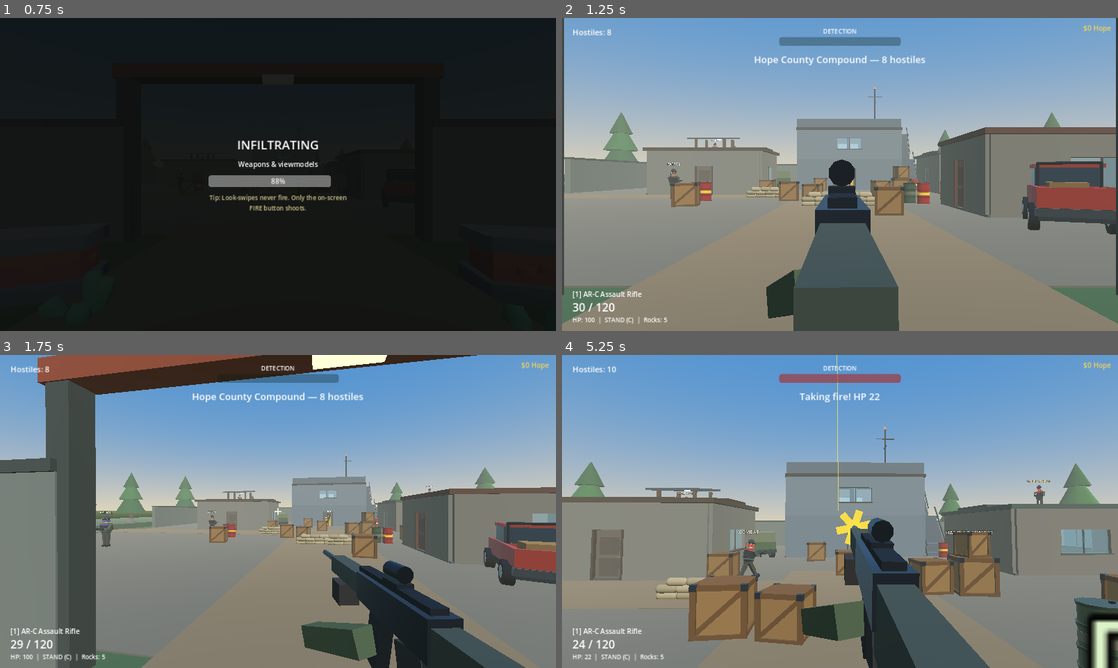
Above: before the commit, frames 1-4 (two rows, left to right).
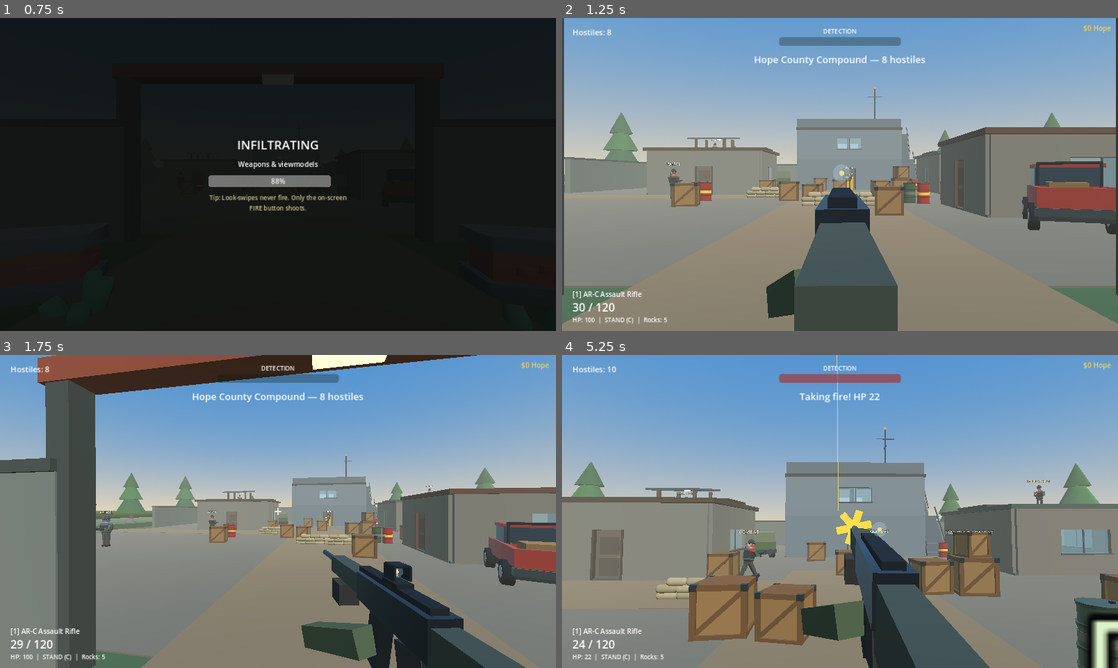
Above: after the commit, the same moments.

Repository: ContinuityDev/Farsigh
Game: Godot game, scene res://scenes/levels/outpost.tscn
Same seed, same stepped clock (60 frames per second), same inputs: the game is played once before the commit and once after it. This scene is started directly instead of the project's main scene.
Inputs (mouse positions are in pixels of both pictures, inside the frame that each line leads up to):
- Up to frame 1 (0.75 s): tap Enter at 0.5 s; move the mouse to (305, 174) at 0.52 s; hold W (move_forward) from 0.53 s (still down); hold Right mouse button (aim) from 0.53 s (still down); click (305, 174) at 0.67 s
- Up to frame 2 (1.25 s): keep holding W (move_forward); keep holding Right mouse button (aim); tap Space (jump) at 0.77 s
- Up to frame 3 (1.75 s): keep holding W (move_forward); move the mouse to (250, 511) at 1.27 s; release Right mouse button (aim) at 1.28 s; right-click (250, 511) at 1.35 s; click (250, 511) at 1.42 s; tap Space (jump) at 1.52 s
- Up to frame 4 (5.25 s): keep holding W (move_forward); move the mouse to (851, 505) at 2.02 s; hold B (binoculars) 2.03-2.78 s; click (851, 505) at 2.17 s; right-click (851, 505) at 2.3 s; move the mouse to (834, 517) at 2.77 s; tap = (binoculars_zoom_in) at 2.85 s; click (834, 517) at 2.92 s; tap Space (jump) at 3.02, 3.77, 4.52 s; right-click (834, 517) at 3.05 s; move the mouse to (878, 514) at 3.52 s; hold - (binoculars_zoom_out) 3.53-4.28 s; click (878, 514) at 3.67 s; right-click (878, 514) at 3.8 s; move the mouse to (795, 508) at 4.27 s; tap C (crouch) at 4.35 s; click (795, 508) at 4.42 s; right-click (795, 508) at 4.55 s; move the mouse to (845, 511) at 5.02 s; hold Right mouse button (aim) from 5.03 s (still down); tap X (drop_body) at 5.1 s; click (845, 511) at 5.17 s

Frame 1 is identical in both runs. In frame 2, 0.5% of the frame differs, in the area x 36-61%, y 45-100%; in frame 3, 0.1%; in frame 4, 0.4%.

Commit message:
Fix black ADS optics and mobile fullscreen (quick fixes 1-2)
Open red-dot/holo hoods with transparent glass discs and fade
optic_occlude so the FOV stays clear under GL Compatibility/WebGL.
Add WebDisplay Fullscreen API (+webkit) with menu/HUD toggle,
landscape lock hints, and safe-area viewport meta for iOS/PWA.

Co-authored-by: mr.orange7563 <mr.orange7563@gmail.com>

Diff:
--- a/project.godot
+++ b/project.godot
@@ -17,6 +17,7 @@
 NoiseBus="*res://scripts/systems/noise_bus.gd"
 SaveManager="*res://scripts/systems/save_manager.gd"
 TouchInput="*res://scripts/systems/touch_input.gd"
+WebDisplay="*res://scripts/systems/web_display.gd"
 ScreenshotRunner="*res://scripts/systems/screenshot_runner.gd"
 
 [display]
--- a/scripts/systems/screenshot_runner.gd
+++ b/scripts/systems/screenshot_runner.gd
@@ -159,51 +159,47 @@
 	await get_tree().create_timer(0.45).timeout
 	await _snap("08_touch_controls")
 
-	# 9. ADS — holo (2x)
+	# 9. ADS sight gallery — iron / red_dot / holo (must not be a black wall)
 	TouchInput.force_touch_ui = false
 	if is_instance_valid(hud):
 		var tc = hud.get_node_or_null("TouchControls")
 		if is_instance_valid(tc):
 			tc.visible = false
-	GameState.set_weapon_mod(GameState.WeaponId.RIFLE, "optic", "holo")
-	GameState.set_full_loadout(
-		GameState.WeaponId.RIFLE,
-		GameState.WeaponId.PISTOL,
-		GameState.WeaponId.BOW,
-		GameState.WeaponId.MOLOTOV,
-		GameState.WeaponId.MACHETE
-	)
 	GameState.select_outpost("compound_alpha")
-	get_tree().change_scene_to_file("res://scenes/levels/outpost.tscn")
-	await get_tree().process_frame
-	await get_tree().process_frame
-	await get_tree().create_timer(1.0).timeout
-	player = get_tree().get_first_node_in_group("player") as Node3D
-	if is_instance_valid(player):
-		player.global_position = Vector3(2.0, 0.2, 18.0)
-		player.look_at(Vector3(0.0, 1.6, -8.0), Vector3.UP)
-		var wm = player.get_node_or_null("WeaponManager")
-		if is_instance_valid(wm):
-			wm.select_slot(0)
-		TouchInput.press("aim")
-		await get_tree().create_timer(0.7).timeout
-	await _snap("09_ads_holo")
-	TouchInput.release("aim")
-
-	# 9b. ADS — red dot (1.5x)
-	GameState.set_weapon_mod(GameState.WeaponId.RIFLE, "optic", "red_dot")
-	get_tree().change_scene_to_file("res://scenes/levels/outpost.tscn")
-	await get_tree().process_frame
-	await get_tree().process_frame
-	await get_tree().create_timer(0.9).timeout
-	player = get_tree().get_first_node_in_group("player") as Node3D
-	if is_instance_valid(player):
-		player.global_position = Vector3(2.0, 0.2, 18.0)
-		player.look_at(Vector3(0.0, 1.6, -8.0), Vector3.UP)
-		TouchInput.press("aim")
-		await get_tree().create_timer(0.7).timeout
-	await _snap("12_ads_red_dot")
-	TouchInput.release("aim")
+	for optic_pair in [["iron", "17_ads_iron"], ["red_dot", "12_ads_red_dot"], ["holo", "09_ads_holo"]]:
+		GameState.set_weapon_mod(GameState.WeaponId.RIFLE, "optic", String(optic_pair[0]))
+		GameState.set_full_loadout(
+			GameState.WeaponId.RIFLE,
+			GameState.WeaponId.PISTOL,
+			GameState.WeaponId.BOW,
+			GameState.WeaponId.MOLOTOV,
+			GameState.WeaponId.MACHETE
+		)
+		GameState.begin_world_load()
+		get_tree().change_scene_to_file("res://scenes/levels/outpost.tscn")
+		await GameState.wait_world_ready(60.0)
+		await get_tree().create_timer(0.45).timeout
+		var oroot := get_tree().current_scene
+		if is_instance_valid(oroot):
+			var lo := oroot.get_node_or_null("LoadingOverlay")
+			if is_instance_valid(lo):
+				lo.visible = false
+		player = get_tree().get_first_node_in_group("player") as Node3D
+		if is_instance_valid(player):
+			player.global_position = Vector3(2.0, 0.2, 18.0)
+			player.rotation = Vector3.ZERO
+			if player.get("head") is Node3D:
+				(player.get("head") as Node3D).rotation = Vector3.ZERO
+			var to := Vector3(0.0, 1.6, -8.0) - player.global_position
+			player.rotation.y = atan2(-to.x, -to.z)
+			var wm = player.get_node_or_null("WeaponManager")
+			if is_instance_valid(wm):
+				wm.select_slot(0)
+			TouchInput.press("aim")
+			await get_tree().create_timer(0.8).timeout
+		await _snap(String(optic_pair[1]))
+		TouchInput.release("aim")
+		await get_tree().create_timer(0.15).timeout
 
 	# 9c. Sniper ADS 4x (default) then 8x
 	GameState.set_full_loadout(
--- /dev/null
+++ b/scripts/systems/web_display.gd
@@ -0,0 +1,124 @@
+extends Node
+## Web / mobile display helpers: Fullscreen API (with webkit fallbacks), landscape
+## lock where supported, and canvas fill. First user tap requests fullscreen on web.
+
+
+var _fs_requested: bool = false
+var _js_available: bool = false
+
+
+func _ready() -> void:
+	process_mode = Node.PROCESS_MODE_ALWAYS
+	_js_available = OS.has_feature("web")
+	if _js_available:
+		_inject_boot_js()
+		set_process_unhandled_input(true)
+	# Prefer landscape on phones (native + web where supported).
+	if DisplayServer.has_method("screen_set_orientation"):
+		DisplayServer.screen_set_orientation(DisplayServer.SCREEN_LANDSCAPE)
+
+
+func _inject_boot_js() -> void:
+	if not OS.has_feature("web"):
+		return
+	# Keep canvas edge-to-edge; hide scrollbars; safe-area aware. Safe to re-run.
+	JavaScriptBridge.eval("""
+(function () {
+  if (window.__farsighDisplayBoot) return;
+  window.__farsighDisplayBoot = true;
+  var css = document.createElement('style');
+  css.textContent = [
+    'html,body{margin:0;padding:0;width:100%;height:100%;overflow:hidden;background:#000;',
+    'touch-action:none;-webkit-text-size-adjust:100%;}',
+    '#canvas,canvas{display:block;width:100vw!important;height:100vh!important;',
+    'max-width:100vw;max-height:100vh;position:fixed;left:0;top:0;',
+    'padding:env(safe-area-inset-top) env(safe-area-inset-right) env(safe-area-inset-bottom) env(safe-area-inset-left);',
+    'box-sizing:border-box;background:#000;}',
+    'body.farsigh-fs #canvas,body.farsigh-fs canvas{width:100vw!important;height:100vh!important;}'
+  ].join('');
+  document.head.appendChild(css);
+  window.__farsighIsFullscreen = function () {
+    return !!(document.fullscreenElement || document.webkitFullscreenElement || document.msFullscreenElement);
+  };
+  window.__farsighRequestFullscreen = function () {
+    var el = document.documentElement;
+    var req = el.requestFullscreen || el.webkitRequestFullscreen || el.webkitRequestFullScreen
+      || el.msRequestFullscreen || el.mozRequestFullScreen;
+    var canvas = document.getElementById('canvas') || document.querySelector('canvas');
+    var target = canvas || el;
+    var treq = target.requestFullscreen || target.webkitRequestFullscreen || target.webkitRequestFullScreen
+      || target.msRequestFullscreen;
+    try {
+      if (treq) treq.call(target);
+      else if (req) req.call(el);
+    } catch (e) {}
+    try {
+      if (screen.orientation && screen.orientation.lock) {
+        screen.orientation.lock('landscape').catch(function(){});
+      } else if (screen.lockOrientation) {
+        screen.lockOrientation('landscape');
+      } else if (screen.mozLockOrientation) {
+        screen.mozLockOrientation('landscape');
+      }
+    } catch (e2) {}
+    document.body.classList.add('farsigh-fs');
+    return true;
+  };
+  window.__farsighExitFullscreen = function () {
+    var ex = document.exitFullscreen || document.webkitExitFullscreen || document.msExitFullscreen
+      || document.mozCancelFullScreen;
+    try { if (ex) ex.call(document); } catch (e) {}
+    document.body.classList.remove('farsigh-fs');
+    return true;
+  };
+  window.__farsighToggleFullscreen = function () {
+    if (window.__farsighIsFullscreen()) return window.__farsighExitFullscreen();
+    return window.__farsighRequestFullscreen();
+  };
+})();
+""", true)
+
+
+func _unhandled_input(event: InputEvent) -> void:
+	if not _js_available or _fs_requested:
+		return
+	# First real user gesture → request fullscreen (Browsers require a gesture).
+	var gest := false
+	if event is InputEventMouseButton and event.pressed:
+		gest = true
+	elif event is InputEventScreenTouch and event.pressed:
+		gest = true
+	elif event is InputEventKey and event.pressed:
+		gest = true
+	if gest:
+		_fs_requested = true
+		request_fullscreen()
+
+
+func is_fullscreen() -> bool:
+	if _js_available:
+		var v = JavaScriptBridge.eval("window.__farsighIsFullscreen ? window.__farsighIsFullscreen() : false", true)
+		return bool(v)
+	return DisplayServer.window_get_mode() == DisplayServer.WINDOW_MODE_FULLSCREEN \
+		or DisplayServer.window_get_mode() == DisplayServer.WINDOW_MODE_EXCLUSIVE_FULLSCREEN
+
+
+func request_fullscreen() -> void:
+	if _js_available:
+		JavaScriptBridge.eval("window.__farsighRequestFullscreen && window.__farsighRequestFullscreen()", true)
+		return
+	DisplayServer.window_set_mode(DisplayServer.WINDOW_MODE_FULLSCREEN)
+
+
+func exit_fullscreen() -> void:
+	if _js_available:
+		JavaScriptBridge.eval("window.__farsighExitFullscreen && window.__farsighExitFullscreen()", true)
+		return
+	DisplayServer.window_set_mode(DisplayServer.WINDOW_MODE_WINDOWED)
+
+
+func toggle_fullscreen() -> void:
+	if is_fullscreen():
+		exit_fullscreen()
+	else:
+		request_fullscreen()
--- a/scripts/ui/hud.gd
+++ b/scripts/ui/hud.gd
@@ -81,21 +81,32 @@
 	_scope_overlay.set_anchors_preset(Control.PRESET_FULL_RECT)
 	_scope_overlay.mouse_filter = Control.MOUSE_FILTER_IGNORE
 	_scope_overlay.visible = false
-	# Dark vignette bars + crisp fine mil-dot sniper crosshair lines
+	# Soft circular-ish vignette ( Compatibility-safe ColorRects — no shader required).
+	# Outer frame stays dark; the open center must never be covered (that looked like a black sight).
 	for spec in [
-		[0.0, 0.0, 1.0, 0.14],
-		[0.0, 0.86, 1.0, 1.0],
-		[0.0, 0.14, 0.22, 0.86],
-		[0.78, 0.14, 1.0, 0.86],
+		[0.0, 0.0, 1.0, 0.12],
+		[0.0, 0.88, 1.0, 1.0],
+		[0.0, 0.12, 0.18, 0.88],
+		[0.82, 0.12, 1.0, 0.88],
 	]:
 		var bar := ColorRect.new()
-		bar.color = Color(0.02, 0.03, 0.02, 0.92)
+		bar.color = Color(0.01, 0.015, 0.02, 0.94)
 		bar.anchor_left = spec[0]
 		bar.anchor_top = spec[1]
 		bar.anchor_right = spec[2]
 		bar.anchor_bottom = spec[3]
 		bar.mouse_filter = Control.MOUSE_FILTER_IGNORE
 		_scope_overlay.add_child(bar)
+	# Corner fill to round the aperture visually without covering the lens center
+	for corner in [[0.18, 0.12, 0.28, 0.22], [0.72, 0.12, 0.82, 0.22], [0.18, 0.78, 0.28, 0.88], [0.72, 0.78, 0.82, 0.88]]:
+		var c := ColorRect.new()
+		c.color = Color(0.01, 0.015, 0.02, 0.55)
+		c.anchor_left = corner[0]
+		c.anchor_top = corner[1]
+		c.anchor_right = corner[2]
+		c.anchor_bottom = corner[3]
+		c.mouse_filter = Control.MOUSE_FILTER_IGNORE
+		_scope_overlay.add_child(c)
 	var hline := ColorRect.new()
 	hline.color = Color(0.1, 0.1, 0.1, 0.9)
 	hline.anchor_left = 0.22
@@ -491,6 +502,10 @@
 	var tap_btn := pause_panel.get_node_or_null("PauseVBox/TapToFireBtn") as Button
 	if is_instance_valid(tap_btn):
 		tap_btn.text = "Tap-to-Fire: %s" % ("On" if GameState.tap_to_fire else "Off")
+	var fs_btn := pause_panel.get_node_or_null("PauseVBox/FullscreenBtn") as Button
+	if is_instance_valid(fs_btn):
+		var on := WebDisplay.is_fullscreen() if WebDisplay else false
+		fs_btn.text = "Fullscreen: %s" % ("On" if on else "Off")
 
 
 func _ensure_settings_buttons() -> void:
@@ -518,6 +533,13 @@
 		tap.pressed.connect(_on_tap_to_fire_pressed)
 		vbox.add_child(tap)
 		vbox.move_child(tap, mini(5, vbox.get_child_count() - 1))
+	if vbox.get_node_or_null("FullscreenBtn") == null:
+		var fs := Button.new()
+		fs.name = "FullscreenBtn"
+		fs.custom_minimum_size = Vector2(0, 40)
+		fs.pressed.connect(_on_fullscreen_pressed)
+		vbox.add_child(fs)
+		vbox.move_child(fs, mini(6, vbox.get_child_count() - 1))
 	_refresh_settings_ui()
 
 
@@ -546,6 +568,13 @@
 	show_status("Tap-to-Fire %s (look-pad tap)" % ("enabled" if GameState.tap_to_fire else "disabled"), 1.8)
 
 
+func _on_fullscreen_pressed() -> void:
+	if WebDisplay:
+		WebDisplay.toggle_fullscreen()
+	_refresh_settings_ui()
+	show_status("Fullscreen %s" % ("on" if WebDisplay and WebDisplay.is_fullscreen() else "off"), 1.2)
+
+
 func _on_resume_pressed() -> void:
 	GameState.is_paused = false
 	get_tree().paused = false
--- a/scripts/ui/main_menu.gd
+++ b/scripts/ui/main_menu.gd
@@ -18,6 +18,7 @@
 	GameState.is_paused = false
 	continue_btn.disabled = not GameState.has_active_run
 	_ensure_shop_btn()
+	_ensure_fullscreen_btn()
 	_ensure_confirm_panel()
 	_refresh_status()
 	for b in [continue_btn, new_run_btn, quit_btn]:
@@ -26,6 +27,37 @@
 		quit_btn.visible = false
 		if subtitle:
 			subtitle.text = "Stealth compound assault — playable in your browser"
+
+
+func _ensure_fullscreen_btn() -> void:
+	var vbox := $Center/VBox
+	var fs := vbox.get_node_or_null("FullscreenBtn") as Button
+	if fs == null:
+		fs = Button.new()
+		fs.name = "FullscreenBtn"
+		fs.custom_minimum_size = Vector2(280, 56)
+		fs.add_theme_font_size_override("font_size", 20)
+		fs.pressed.connect(_on_fullscreen_pressed)
+		vbox.add_child(fs)
+		vbox.move_child(fs, quit_btn.get_index())
+	_refresh_fullscreen_btn(fs)
+
+
+func _refresh_fullscreen_btn(fs: Button = null) -> void:
+	if fs == null:
+		fs = $Center/VBox.get_node_or_null("FullscreenBtn") as Button
+	if not is_instance_valid(fs):
+		return
+	var on := false
+	if WebDisplay and WebDisplay.has_method("is_fullscreen"):
+		on = bool(WebDisplay.is_fullscreen())
+	fs.text = "Fullscreen: %s" % ("On" if on else "Off")
+
+
+func _on_fullscreen_pressed() -> void:
+	if WebDisplay and WebDisplay.has_method("toggle_fullscreen"):
+		WebDisplay.toggle_fullscreen()
+	_refresh_fullscreen_btn()
 
 
 func _ensure_shop_btn() -> void:
--- a/scripts/weapons/viewmodel_rig.gd
+++ b/scripts/weapons/viewmodel_rig.gd
@@ -547,36 +547,76 @@
 	return pos.z
 
 
+func _tag_occlude(mi: MeshInstance3D) -> MeshInstance3D:
+	## Housing that would fill the camera on ADS — faded out when fully aimed.
+	if is_instance_valid(mi):
+		mi.set_meta("optic_occlude", true)
+	return mi
+
+
+func _glass_disc(radius: float, depth: float = 0.004) -> MeshInstance3D:
+	## Transparent lens plane (Compatibility-safe alpha). Keeps a see-through aperture.
+	var disc := ProcMesh.cylinder_mesh(radius, depth, Color(0.55, 0.75, 0.95, 0.18), 0.15, 0.0, 10)
+	var mat := StandardMaterial3D.new()
+	mat.shading_mode = BaseMaterial3D.SHADING_MODE_UNSHADED
+	mat.albedo_color = Color(0.55, 0.78, 1.0, 0.16)
+	mat.transparency = BaseMaterial3D.TRANSPARENCY_ALPHA
+	mat.cull_mode = BaseMaterial3D.CULL_DISABLED
+	mat.depth_draw_mode = BaseMaterial3D.DEPTH_DRAW_DISABLED
+	disc.material_override = mat
+	return disc
+
+
 func _attach_optic(root: Node3D, pos: Vector3, optic: String, compact: bool) -> Vector3:
 	## Builds optic/iron sights and returns the local SightPoint used for ADS alignment.
+	## Critical: never put a solid mesh on the eye line — that rendered as a black wall on ADS
+	## under GL Compatibility (opaque cylinder filled the FOV).
 	var housing := Color(0.11, 0.12, 0.13)
 	var sight := pos + Vector3(0.0, 0.018, 0.0)
 	match optic:
 		"red_dot":
 			var s := 0.72 if compact else 1.0
-			ProcMesh.add_part(root, ProcMesh.box_mesh(Vector3(0.034 * s, 0.010 * s, 0.055 * s), housing), pos)
-			ProcMesh.add_part(root, ProcMesh.cylinder_mesh(0.017 * s, 0.052 * s, housing, 0.45, 0.45, 10), pos + Vector3(0, 0.022 * s, 0), Vector3(90, 0, 0))
-			var dot := ProcMesh.sphere_mesh(0.0038 * s, Color(1.0, 0.18, 0.12))
-			dot.material_override = ProcMesh.emissive(Color(1.0, 0.2, 0.12), 2.5)
-			sight = pos + Vector3(0, 0.022 * s, -0.004)
-			ProcMesh.add_part(root, dot, sight)
+			# Rail mount only — open aperture, no solid tube through the eye.
+			_tag_occlude(ProcMesh.add_part(root, ProcMesh.box_mesh(Vector3(0.034 * s, 0.010 * s, 0.055 * s), housing), pos))
+			# Thin square hood (open window) instead of a filled cylinder
+			var hood_y := 0.022 * s
+			var hood_h := 0.028 * s
+			var hood_w := 0.030 * s
+			var hood_d := 0.040 * s
+			_tag_occlude(ProcMesh.add_part(root, ProcMesh.box_mesh(Vector3(0.004 * s, hood_h, hood_d), housing), pos + Vector3(-hood_w * 0.5, hood_y, 0)))
+			_tag_occlude(ProcMesh.add_part(root, ProcMesh.box_mesh(Vector3(0.004 * s, hood_h, hood_d), housing), pos + Vector3(hood_w * 0.5, hood_y, 0)))
+			_tag_occlude(ProcMesh.add_part(root, ProcMesh.box_mesh(Vector3(hood_w, 0.004 * s, hood_d), housing), pos + Vector3(0, hood_y + hood_h * 0.5, 0)))
+			# See-through glass + emissive reticle (never occluded)
+			sight = pos + Vector3(0, hood_y, -0.002)
+			ProcMesh.add_part(root, _glass_disc(0.012 * s), sight, Vector3(90, 0, 0), "OpticGlass")
+			var dot := ProcMesh.sphere_mesh(0.0036 * s, Color(1.0, 0.18, 0.12))
+			dot.material_override = ProcMesh.emissive(Color(1.0, 0.22, 0.12), 3.2)
+			dot.set_meta("optic_reticle", true)
+			ProcMesh.add_part(root, dot, sight, Vector3.ZERO, "OpticReticle")
 		"holo":
 			var s := 0.78 if compact else 1.0
-			ProcMesh.add_part(root, ProcMesh.box_mesh(Vector3(0.042 * s, 0.012 * s, 0.072 * s), housing), pos)
-			ProcMesh.add_part(root, ProcMesh.box_mesh(Vector3(0.008 * s, 0.036 * s, 0.062 * s), housing), pos + Vector3(-0.018 * s, 0.024 * s, 0))
-			ProcMesh.add_part(root, ProcMesh.box_mesh(Vector3(0.008 * s, 0.036 * s, 0.062 * s), housing), pos + Vector3(0.018 * s, 0.024 * s, 0))
-			ProcMesh.add_part(root, ProcMesh.box_mesh(Vector3(0.044 * s, 0.009 * s, 0.062 * s), housing), pos + Vector3(0, 0.042 * s, 0))
-			var ret := ProcMesh.sphere_mesh(0.0042 * s, Color(0.25, 1.0, 0.35))
-			ret.material_override = ProcMesh.emissive(Color(0.25, 1.0, 0.35), 2.5)
+			_tag_occlude(ProcMesh.add_part(root, ProcMesh.box_mesh(Vector3(0.042 * s, 0.012 * s, 0.072 * s), housing), pos))
+			# Open window frame — hollow center so ADS looks through, not into black plastic
+			_tag_occlude(ProcMesh.add_part(root, ProcMesh.box_mesh(Vector3(0.008 * s, 0.036 * s, 0.062 * s), housing), pos + Vector3(-0.018 * s, 0.024 * s, 0)))
+			_tag_occlude(ProcMesh.add_part(root, ProcMesh.box_mesh(Vector3(0.008 * s, 0.036 * s, 0.062 * s), housing), pos + Vector3(0.018 * s, 0.024 * s, 0)))
+			_tag_occlude(ProcMesh.add_part(root, ProcMesh.box_mesh(Vector3(0.044 * s, 0.009 * s, 0.062 * s), housing), pos + Vector3(0, 0.042 * s, 0)))
 			sight = pos + Vector3(0, 0.024 * s, -0.004)
-			ProcMesh.add_part(root, ret, sight)
+			ProcMesh.add_part(root, _glass_disc(0.014 * s), sight, Vector3(90, 0, 0), "OpticGlass")
+			var ret := ProcMesh.sphere_mesh(0.0040 * s, Color(0.25, 1.0, 0.35))
+			ret.material_override = ProcMesh.emissive(Color(0.3, 1.0, 0.4), 3.0)
+			ret.set_meta("optic_reticle", true)
+			ProcMesh.add_part(root, ret, sight, Vector3.ZERO, "OpticReticle")
 		"scope":
-			# Magnified sniper scope tube + objective bell + rings
-			ProcMesh.add_part(root, ProcMesh.cylinder_mesh(0.017, 0.24, housing, 0.38, 0.55, 10), pos + Vector3(0, 0.032, -0.03), Vector3(90, 0, 0))
-			ProcMesh.add_part(root, ProcMesh.cylinder_mesh(0.024, 0.075, housing, 0.38, 0.55, 10), pos + Vector3(0, 0.032, -0.15), Vector3(90, 0, 0))
-			ProcMesh.add_part(root, ProcMesh.box_mesh(Vector3(0.026, 0.028, 0.016), housing), pos + Vector3(0, 0.014, 0.03))
-			ProcMesh.add_part(root, ProcMesh.box_mesh(Vector3(0.026, 0.028, 0.016), housing), pos + Vector3(0, 0.014, -0.08))
+			# Hollow tube look: mounts + thin rings only; solid barrel marked occlude
+			# (sniper ADS hides the whole viewmodel under the 2D scope overlay anyway).
+			var tube := ProcMesh.cylinder_mesh(0.017, 0.24, housing, 0.38, 0.55, 10)
+			_tag_occlude(ProcMesh.add_part(root, tube, pos + Vector3(0, 0.032, -0.03), Vector3(90, 0, 0), "ScopeTube"))
+			_tag_occlude(ProcMesh.add_part(root, ProcMesh.cylinder_mesh(0.024, 0.075, housing, 0.38, 0.55, 10), pos + Vector3(0, 0.032, -0.15), Vector3(90, 0, 0)))
+			_tag_occlude(ProcMesh.add_part(root, ProcMesh.box_mesh(Vector3(0.026, 0.028, 0.016), housing), pos + Vector3(0, 0.014, 0.03)))
+			_tag_occlude(ProcMesh.add_part(root, ProcMesh.box_mesh(Vector3(0.026, 0.028, 0.016), housing), pos + Vector3(0, 0.014, -0.08)))
 			sight = pos + Vector3(0.0, 0.032, -0.03)
+			ProcMesh.add_part(root, _glass_disc(0.015), sight + Vector3(0, 0, 0.11), Vector3(90, 0, 0), "ScopeLensFront")
+			ProcMesh.add_part(root, _glass_disc(0.012), sight + Vector3(0, 0, -0.11), Vector3(90, 0, 0), "ScopeLensRear")
 		_:
 			# Iron sights: rear notch + glowing front post
 			var s := 0.78 if compact else 1.0
@@ -585,8 +625,9 @@
 			ProcMesh.add_part(root, ProcMesh.box_mesh(Vector3(0.006 * s, 0.016 * s, 0.010 * s), housing), pos + Vector3(0.010 * s, 0.016 * s, 0.04 * s))
 			var fs := ProcMesh.box_mesh(Vector3(0.005 * s, 0.016 * s, 0.010 * s), Color(0.2, 0.95, 0.45))
 			fs.material_override = ProcMesh.emissive(Color(0.25, 1.0, 0.45), 1.6)
+			fs.set_meta("optic_reticle", true)
 			sight = pos + Vector3(0, 0.016 * s, -0.08 if not compact else -0.05)
-			ProcMesh.add_part(root, fs, sight)
+			ProcMesh.add_part(root, fs, sight, Vector3.ZERO, "IronFront")
 	var marker := Marker3D.new()
 	marker.name = "SightPoint"
 	marker.position = sight
@@ -745,6 +786,7 @@
 
 	# Smooth hip -> ADS raise that centers the fitted SightPoint on screen centre
 	var ads := _aim_blend
+	_update_optic_occlusion(slot, ads)
 	if ads > 0.001 and not _carrying and _inspect_t <= 0.0:
 		var ads_pose := _ads_pose_for(_active_id, base_p, base_r)
 		offset_p += (ads_pose["pos"] - base_p) * ads
@@ -885,6 +927,22 @@
 	_update_throw_arc(show_arc)
 
 
+func _update_optic_occlusion(slot: Node3D, ads: float) -> void:
+	## Fade housing that would sit on the eye line once fully ADS — keeps reticle/glass.
+	if not is_instance_valid(slot):
+		return
+	var hide_body := ads > 0.82
+	for n in slot.find_children("*", "MeshInstance3D", true, false):
+		var mi := n as MeshInstance3D
+		if not is_instance_valid(mi):
+			continue
+		if mi.has_meta("optic_reticle"):
+			mi.visible = true
+			continue
+		if mi.has_meta("optic_occlude"):
+			mi.visible = not hide_body
+
+
 func _ads_pose_for(wid: GameState.WeaponId, _base_p: Vector3, _base_r: Vector3) -> Dictionary:
 	## Returns the ADS slot position/rotation that lines the SightPoint up with
 	## camera centre (0,0) looking down -Z. Melee/throwables get ready poses.
Binary file changed: docs/screenshots/09_ads_holo.png
Binary file changed: docs/screenshots/12_ads_red_dot.png
Binary file changed: docs/screenshots/13_sniper_4x.png
Binary file changed: docs/screenshots/14_sniper_8x.png
Binary file added: docs/screenshots/17_ads_iron.png
Not shown, changed: export_presets.cfg
